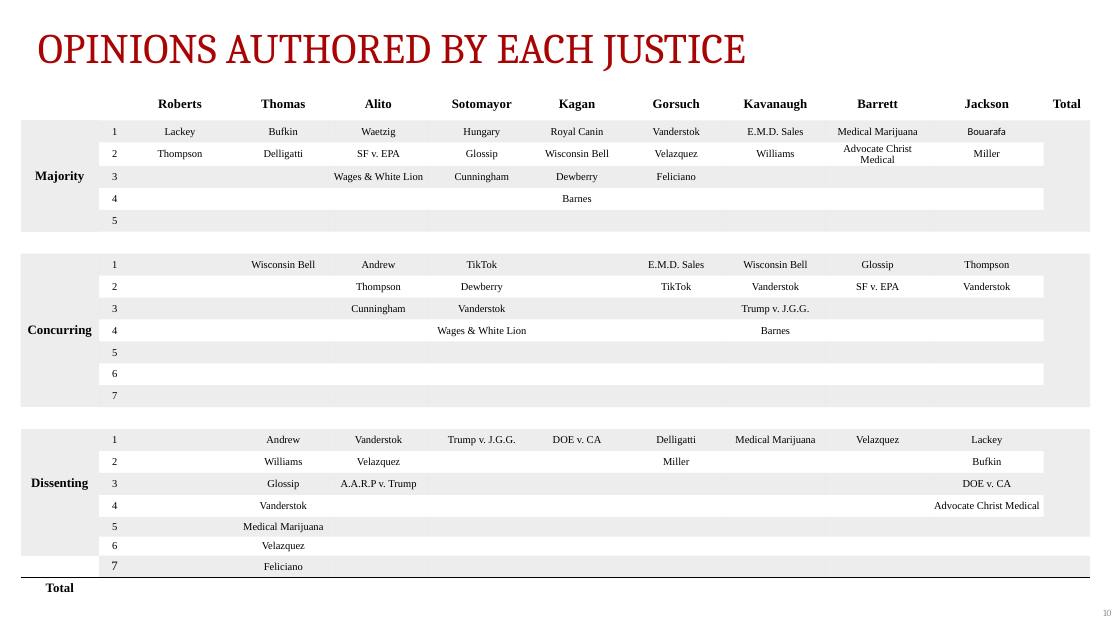
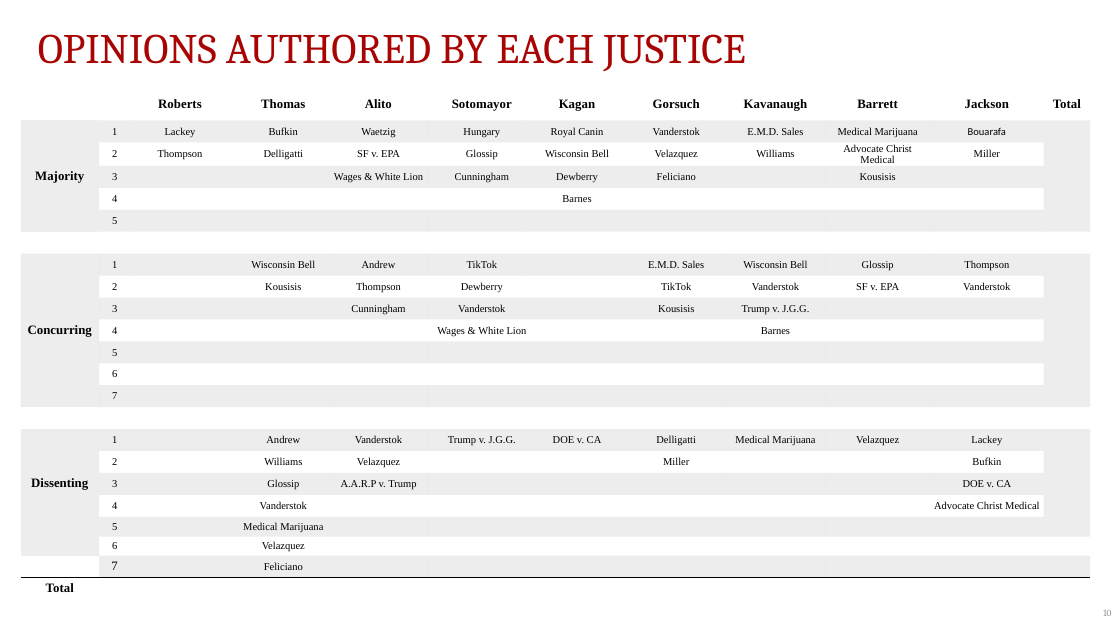
Before and after one commit to JakeTruscott/scotuswatch, a slide deck: slide 10 of Stat Reviews/OT24_StatReview/compilation/SCOTUSBlog/statpack_OT24.pptx. Drawn at 1120x630 pixels with LibreOffice and Linux fonts; fonts in the diff are those of the drawing. Boxes give left, top, right and bottom in pixels: in the first picture for what was removed or moved away, otherwise in the second. Text is boxed around its words. In the diff, an @@ line names an element or a change of style, - is before the commit and + after.

```diff
--- a/Stat Reviews/OT24_StatReview/compilation/SCOTUSBlog/statpack_OT24.pptx
+++ b/Stat Reviews/OT24_StatReview/compilation/SCOTUSBlog/statpack_OT24.pptx
@@ table at (21,88,1090,597) @@
-row 4, column 10: 
+row 4, column 10: Kousisis
-row 9, column 4: 
+row 9, column 4: Kousisis
-row 10, column 8: 
+row 10, column 8: Kousisis
```
Also in this commit, not shown: 2 other slides changed, 10 other files.
